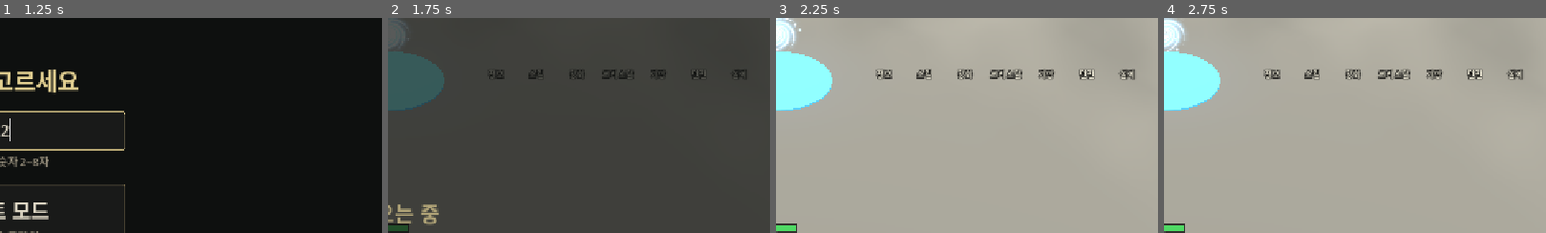
Above: before the commit, frames 1-4 (left to right).
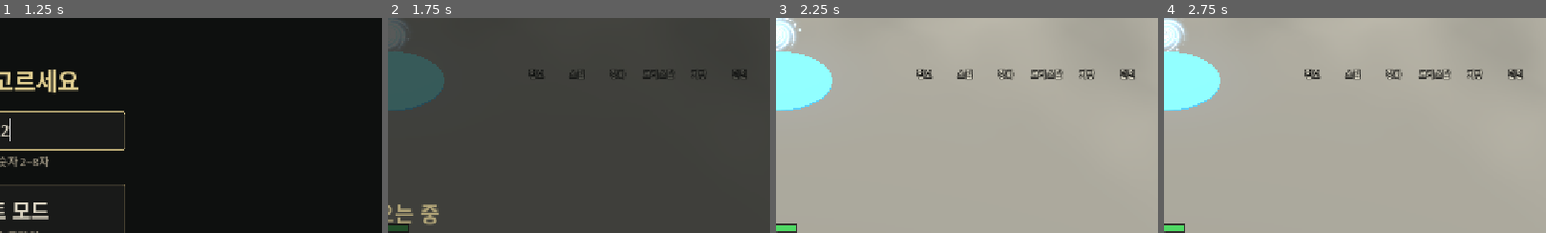
Above: after the commit, the same moments.

Repository: gogoalswo/MMORPG
Game: Godot game, scene res://start.tscn
Same seed, same stepped clock (60 frames per second), same inputs: the game is played once before the commit and once after it.
Inputs (mouse positions are % of the whole screen's width and height, from its top left):
- Up to frame 1 (1.25 s): click (50, 26) at 0.52 s; type "12" at 0.6 s
- Up to frame 2 (1.75 s): click (50, 47) at 1.27 s
- Up to frame 3 (2.25 s): click (37, 78) at 2 s
- Up to frame 4 (2.75 s): no input
The pictures show only the part of the screen within x 50-100%, y 0-50%; the shares and areas given below are measured in that part.

Frame 1 is identical in both runs. In frame 2, 0.4% of the frame differs, in the area x 26-94%, y 24-29%; in frame 3, 1.2%, in the area x 26-94%, y 23-29%; in frame 4, 1.2%.

Commit message:
설계 단추를 오른쪽 맨 아래로 옮기고 알파 0 으로 숨김
오른쪽 위 메뉴에서 빼서 화면 오른쪽 아래 모서리에 따로 세웠다. modulate 알파 0 이라
그림·글자는 안 보이지만 누르면 설계 창이 열린다. ui_test 가 자리·알파·열림을 본다.

Co-Authored-By: Claude Opus 5.5 <noreply@anthropic.com>
Claude-Session: https://claude.ai/code/session_014rQPqKBayFES8ximBCBtjd

Diff:
--- a/godot/game/game.gd
+++ b/godot/game/game.gd
@@ -307,6 +307,8 @@
 var _menu_cells: Array = []
 ## 가방 단추의 빨간 점 (`_add_red_dot`). 장비를 얻으면 켜고, 가방을 열면 끈다
 var _bag_dot: Control
+## 설계 창 단추 — 오른쪽 맨 아래, 알파 0 (안 보이지만 눌린다)
+var _design_cell: Control
 var _skill_panel: PanelContainer
 ## 스킬창. 틀은 한 번 짓고 `_redraw_skills` 가 채운다
 var _skill_big: PanelContainer
@@ -2605,15 +2607,22 @@
 	# 그림은 월계관 두른 금 트로피(`ui_icon_rank`)
 	if _transport.online():
 		_menu_cells.append(_icon_button("ui_icon_rank", "랭킹", _toggle_rank, MENU_BTN, true))
-	_menu_cells += [
-		# 설계(치트 목록) — 톱니바퀴 위 제도용 컴퍼스
-		_icon_button("ui_icon_design", "설계", _toggle_debug, MENU_BTN, true),
-	]
 	for cell in _menu_cells:
 		menu.add_child(cell)
 	_bag_dot = _add_red_dot(bag_cell)
 	menu.set_anchors_and_offsets_preset(Control.PRESET_TOP_RIGHT, Control.PRESET_MODE_MINSIZE, 20)
 	menu.grow_horizontal = Control.GROW_DIRECTION_BEGIN
+
+	# 설계(치트 목록) — 메뉴에서 빼서 **화면 오른쪽 맨 아래 모서리**에 숨겨 둔다 (2026-09-28 요청:
+	# "설계 버튼을 오른쪽 맨 아래로 위치 변경하고, 아이콘이랑 텍스트 안 보이게 알파0으로").
+	# `modulate` 알파 0 이라 그림·글자는 안 보이지만 누름(hit)은 그대로 받는다
+	_design_cell = _icon_button("ui_icon_design", "설계", _toggle_debug, MENU_BTN, true)
+	_design_cell.name = "design"
+	_design_cell.modulate.a = 0.0
+	_ui_root.add_child(_design_cell)
+	_design_cell.set_anchors_and_offsets_preset(Control.PRESET_BOTTOM_RIGHT, Control.PRESET_MODE_MINSIZE)
+	_design_cell.grow_horizontal = Control.GROW_DIRECTION_BEGIN
+	_design_cell.grow_vertical = Control.GROW_DIRECTION_BEGIN
 
 
 ## 물약 칸 — **퀵슬롯 왼쪽** (2026-09-26 요청: 처음엔 오른쪽 옆이었다가 "물약을 퀵슬롯 왼쪽에 두고").
--- a/godot/tests/ui_test.gd
+++ b/godot/tests/ui_test.gd
@@ -496,20 +496,30 @@
 		_fail("경험치 글자가 띠 가운데가 아니다: %s" % exp_rect)
 
 	# 오른쪽 위 메뉴 — 화면 안, 묶음과 안 겹침.
-	# 스킬·가방·던전·설계(디버그) 넷이다 — 설계 재현 창은 문서 9장 5번의 디버그 수단이다
-	# 정보 · 스킬 · 강화 · 크리스탈 · 가방 · 던전 · 설계 (강화·크리스탈은 2026-09-24 에 가방 왼쪽에,
-	# 정보는 2026-09-25 에 맨 앞에 더했다)
-	if game._menu_cells.size() != 7:
-		_fail("오른쪽 위 단추가 7개여야 하는데 %d개" % game._menu_cells.size())
+	# 정보 · 스킬 · 강화 · 크리스탈 · 가방 · 던전 (강화·크리스탈은 2026-09-24 에 가방 왼쪽에,
+	# 정보는 2026-09-25 에 맨 앞에 더했다). 설계는 2026-09-28 에 오른쪽 맨 아래로 뺐다 — 아래에서 본다
+	if game._menu_cells.size() != 6:
+		_fail("오른쪽 위 단추가 6개여야 하는데 %d개" % game._menu_cells.size())
 		return
+	# 설계 단추 — 오른쪽 맨 아래 모서리에 붙고, 알파 0 이라 안 보이지만 누르면 창이 열린다
+	var design_rect: Rect2 = game._design_cell.get_global_rect()
+	if absf(design_rect.end.x - screen.x) > 1.0 or absf(design_rect.end.y - screen.y) > 1.0:
+		_fail("설계 단추가 오른쪽 맨 아래에 안 붙었다: %s (화면 %s)" % [design_rect, screen])
+	if game._design_cell.modulate.a != 0.0:
+		_fail("설계 단추가 보인다 — 알파가 0 이어야 한다: %s" % game._design_cell.modulate.a)
+	game._design_cell.find_child("hit", true, false).pressed.emit()
+	await process_frame
+	if not game._debug_panel.visible:
+		_fail("숨긴 설계 단추를 눌렀는데 설계 창이 안 열렸다")
+	game._toggle_debug()
 	var skill_rect: Rect2 = game._menu_cells[1].get_global_rect()
 	var bag_rect: Rect2 = game._menu_cells[4].get_global_rect()
 	if bag_rect.end.x > screen.x or skill_rect.position.y < 0.0 or bag_rect.position.y > 120.0:
 		_fail("메뉴 단추가 오른쪽 위에 안 붙었다: %s / %s" % [skill_rect, bag_rect])
 	if skill_rect.intersects(hp_rect) or skill_rect.intersects(badge):
 		_fail("메뉴 단추가 퀵슬롯 위 묶음과 겹친다")
-	# 아이콘 아래 이름 글자 (2026-09-28 요청) — 일곱 단추 모두, 칸 안에서 안 잘리고 아이콘 아래에 붙는다
-	var names := ["정보", "스킬", "강화", "크리스탈", "가방", "던전", "설계"]
+	# 아이콘 아래 이름 글자 (2026-09-28 요청) — 여섯 단추 모두, 칸 안에서 안 잘리고 아이콘 아래에 붙는다
+	var names := ["정보", "스킬", "강화", "크리스탈", "가방", "던전"]
 	for i in names.size():
 		var cell: Control = game._menu_cells[i]
 		var caption: Label = cell.find_child("caption", true, false)
Not shown, changed: docs/features/hud.md
